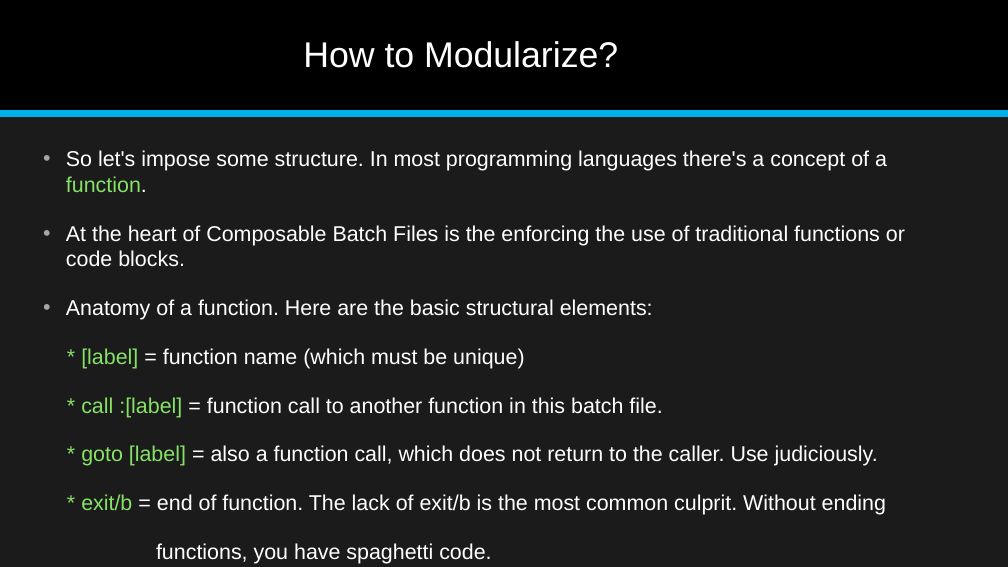
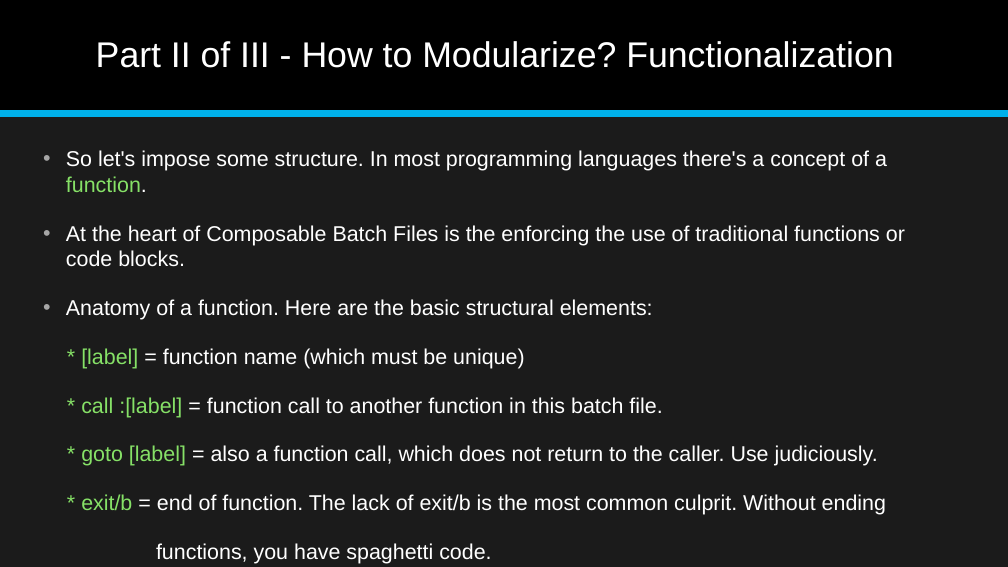
Before and after one commit to jonathan-r-jones/Composable-Batch-Files, a slide deck: slide 6 of Composable Batch File Helper.pptx (slide 5 before the commit). Drawn at 1008x567 pixels with LibreOffice and Linux fonts; fonts in the diff are those of the drawing. Boxes give left, top, right and bottom in pixels: in the first picture for what was removed or moved away, otherwise in the second. Text is boxed around its words. In the diff, an @@ line names an element or a change of style, - is before the commit and + after.

```diff
--- a/Composable Batch File Helper.pptx
+++ b/Composable Batch File Helper.pptx
@@ title at (96, 41, 893, 68): text changed @@
-How to Modularize?
+Part II of III - How to Modularize? Functionalization
```
Also in this commit, not shown: 5 other slides changed, 2 slides added, 1 slide removed, 2 other files.
